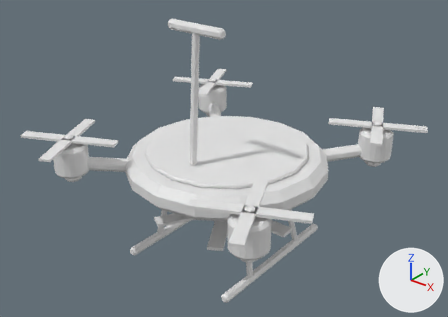
Renders of the FBX model art/tools/out/drone.fbx from each side of a commit.
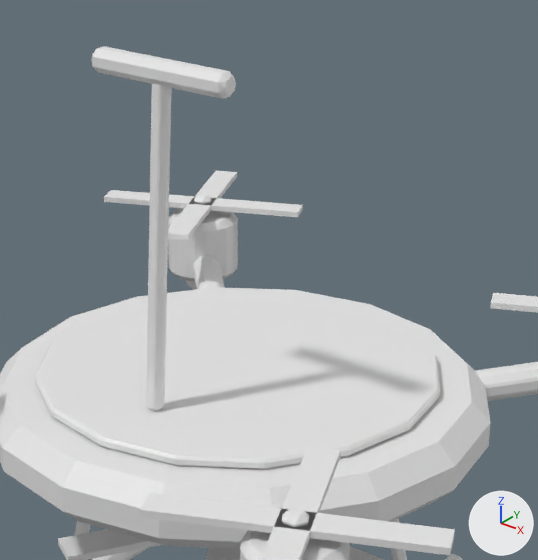
There are two pictures of each version: one whole from a 50 mm camera at (6.86, -9.07, 7.38) aimed at (0.07, -0.58, 2.12), one close up on the part from 29% to 78% of the width and 0% to 71% of the height. Lighting does not change. The marker at lower right points along +X, +Y and +Z. The last two pictures show the newer version.

In view in the first close-up: 'Accent', 'Dark', 'Metal#Rotor0', 'Metal#Rotor1', 'Metal#Rotor2', 'Metal#Rotor3', 'SteeringWheel' and 3 more.
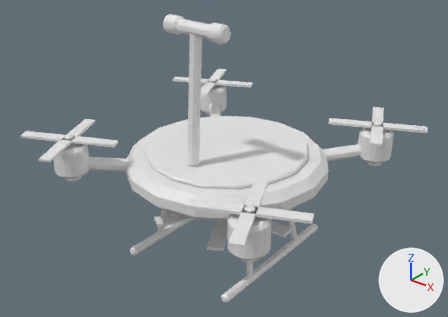
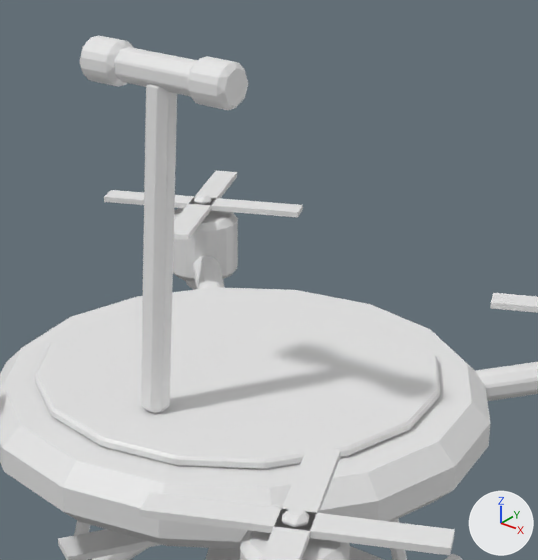
Scene script edits in JSON lines:
```json
{"block": "me_accent2", "where": "# used by ob_accent2; location = (0.0, 0.0, 0.0)"}
{"op": "remove", "block": "me_accent2", "code": "me_accent2.from_pydata(...)  # 64 vertices, 50 faces; spans x -1.3..1.3, y -1.7..0.9, z 1.45..1.7"}
{"op": "add", "block": "me_accent2", "code": "me_accent2.from_pydata(...)  # 160 vertices, 150 faces; spans x -1.3..1.3, y -1.7..0.9, z 1.45..4.93"}
{"block": "me_accent2", "change": "me_accent2 part 2: a new loose piece of 48 vertices spanning x 0.33..0.65, y -1.4..-1.1, z 4.63..4.93"}
{"block": "me_accent2", "change": "me_accent2 part 3: a new loose piece of 48 vertices spanning x -0.65..-0.33, y -1.4..-1.1, z 4.63..4.93"}
{"block": "me_dark", "where": "# used by ob_dark; location = (0.0, 0.0, 0.0)"}
{"op": "remove", "block": "me_dark", "code": "me_dark.from_pydata(...)  # 556 vertices, 566 faces; spans x -2.19..2.19, y -2.59..1.79, z 0.07..4.73"}
{"op": "add", "block": "me_dark", "code": "me_dark.from_pydata(...)  # 568 vertices, 578 faces; spans x -2.19..2.19, y -2.59..1.79, z 0.07..4.73"}
{"block": "me_dark", "change": "me_dark part 4"}
{"block": "me_dark", "change": "5 faces are deleted"}
{"block": "me_dark", "change": "36 vertices move from x -0.07..0.07, y -1.46..-1.19, z 2.28..4.73 to x -0.1..0.1, y -1.5..-1.15, z 2.28..4.73"}
{"block": "me_dark", "change": "12 vertices are added at x 0.05..0.1, y -1.5..-1.22, z 2.28..4.73"}
{"block": "me_dark", "change": "17 new faces join them"}
{"block": "me_steeringwheel", "where": "# used by ob_steeringwheel; location = (0.0, 0.0, 0.0)"}
{"op": "remove", "block": "me_steeringwheel", "code": "me_steeringwheel.from_pydata(...)  # 32 vertices, 42 faces; spans x -0.6..0.6, y -1.335..-1.165, z 4.695..4.865"}
{"op": "add", "block": "me_steeringwheel", "code": "me_steeringwheel.from_pydata(...)  # 48 vertices, 50 faces; spans x -0.6..0.6, y -1.365..-1.135, z 4.665..4.895"}
{"block": "me_steeringwheel", "change": "me_steeringwheel part 1: the whole mesh is rebuilt"}
```

Where the change shows, as pixel boxes [x1, y1, x2, y2] in the close-ups (538 x 560 px; the box of a moved part takes in the faces that stretch with it):
```json
{"object": "Dark", "change": "reshaped", "before": [35, 83, 538, 560], "after": [35, 84, 538, 560]}
{"object": "SteeringWheel", "change": "reshaped", "before": [91, 46, 236, 99], "after": [114, 47, 198, 96]}
{"object": "Accent2", "change": "reshaped", "after": [80, 35, 248, 110], "on screen": "not visible before"}
{"part": 2, "of": "me_accent2", "change": "added", "after": [187, 56, 248, 110]}
{"part": 3, "of": "me_accent2", "change": "added", "after": [80, 35, 134, 87]}
{"part": 4, "of": "me_dark", "change": "moved or reshaped", "before": [147, 83, 161, 411], "after": [142, 85, 177, 413]}
```
